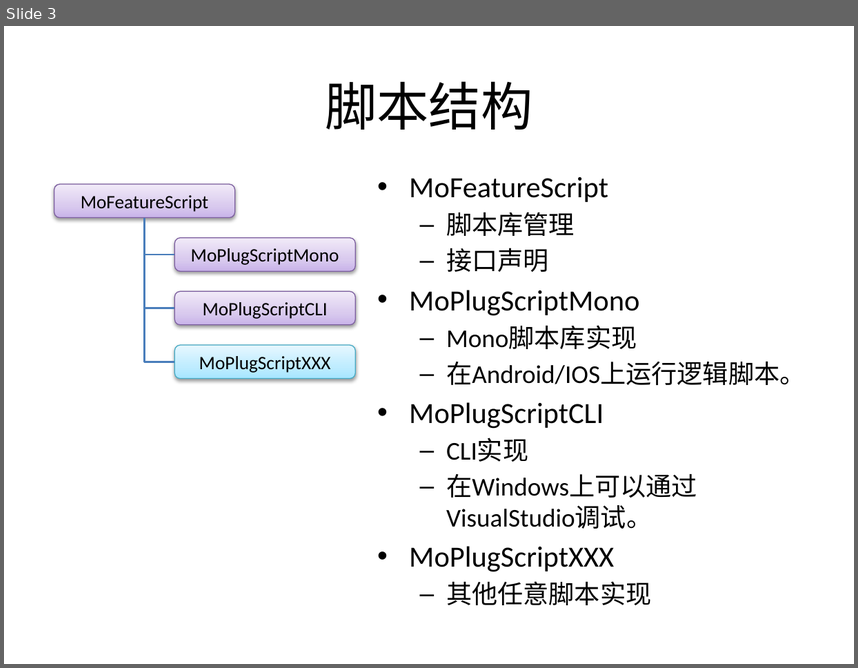
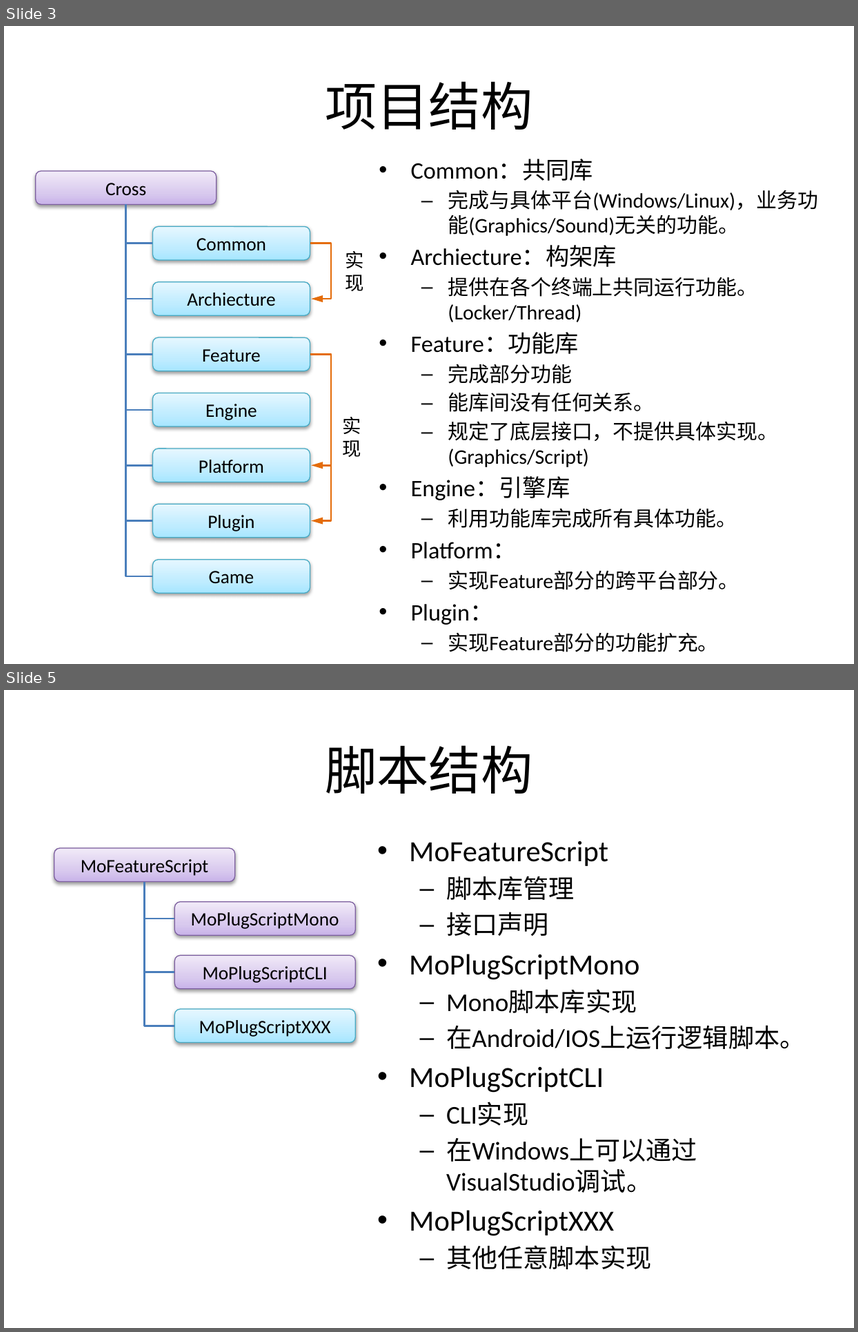
Before and after one commit to favedit/MoCrossOld, a slide deck: Source/Document/设计文档.pptx. Shown one above the other, each under a label of ours: slide 3 before the commit, slides 3 and 5 after it; the slides between them are not shown. The pictures are 858x668 and 858x1332 pixels, drawn with LibreOffice and Linux fonts; fonts in the diff are those of the drawing. Boxes give left, top, right and bottom in pixels: in the first picture for what was removed or moved away, otherwise in the second. Text is boxed around its words. In the diff, an @@ line names an element or a change of style, - is before the commit and + after.

```diff
--- a/Source/Document/设计文档.pptx
+++ b/Source/Document/设计文档.pptx
@@ slide 3 added at [4,26,854,664], background #FFFFFF @@
@@ title added at [325,81,533,129], 44 pt, text #000000 @@
+项目结构
@@ rounded rectangle added at [36,170,217,203], fill gradient #C9B5E8 to #D8CBEE to #F0EAF9, outline #7D60A0 0.75 pt, 16 pt, text #000000 @@
+Cross
@@ text added at [411,158,818,652], 17.5 pt, text #000000 @@
+• Common：共同库
+  – 完成与具体平台(Windows/Linux)，业务功能(Graphics/Sound)无关的功能。
+• Archiecture：构架库
+  – 提供在各个终端上共同运行功能。(Locker/Thread)
+• Feature：功能库
+  – 完成部分功能
+  – 能库间没有任何关系。
+  – 规定了底层接口，不提供具体实现。(Graphics/Script)
+• Engine：引擎库
+  – 利用功能库完成所有具体功能。
+• Platform：
+  – 实现Feature部分的跨平台部分。
+• Plugin：
+  – 实现Feature部分的功能扩充。
+• Game：
+  – 游戏逻辑部分基础实现。
@@ elbow line added from (125, 205) to (153, 243), #4B7EBC 1.5 pt @@
@@ elbow line added from (125, 205) to (153, 299), #4B7EBC 1.5 pt @@
@@ elbow line added from (125, 205) to (153, 354), #4B7EBC 1.5 pt @@
@@ elbow line added from (125, 205) to (153, 410), #4B7EBC 1.5 pt @@
@@ elbow line added from (125, 205) to (153, 465), #4B7EBC 1.5 pt @@
@@ elbow line added from (125, 205) to (153, 521), #4B7EBC 1.5 pt @@
@@ elbow line added from (125, 205) to (153, 576), #4B7EBC 1.5 pt @@
@@ rounded rectangle added at [153,227,310,260], fill gradient #A7E6FF to #C1EDFF to #E7F8FF, outline #46AAC5 0.75 pt, 16 pt, text #000000 @@
+Common
@@ elbow arrow added from (310, 243) to (311, 299), #E46C0A 1.5 pt @@
@@ text added at [346,251,364,291], 16 pt, text #000000 @@
+实
+现
@@ rounded rectangle added at [153,282,310,315], fill gradient #A7E6FF to #C1EDFF to #E7F8FF, outline #46AAC5 0.75 pt, 16 pt, text #000000 @@
+Archiecture
@@ rounded rectangle added at [153,337,310,370], fill gradient #A7E6FF to #C1EDFF to #E7F8FF, outline #46AAC5 0.75 pt, 16 pt, text #000000 @@
+Feature
@@ elbow arrow added from (310, 354) to (311, 465), #E46C0A 1.5 pt @@
@@ elbow arrow added from (310, 354) to (311, 521), #E46C0A 1.5 pt @@
@@ rounded rectangle added at [153,392,310,426], fill gradient #A7E6FF to #C1EDFF to #E7F8FF, outline #46AAC5 0.75 pt, 16 pt, text #000000 @@
+Engine
@@ text added at [342,417,361,457], 16 pt, text #000000 @@
+实
+现
@@ rounded rectangle added at [153,448,310,481], fill gradient #A7E6FF to #C1EDFF to #E7F8FF, outline #46AAC5 0.75 pt, 16 pt, text #000000 @@
+Platform
@@ rounded rectangle added at [153,503,310,537], fill gradient #A7E6FF to #C1EDFF to #E7F8FF, outline #46AAC5 0.75 pt, 16 pt, text #000000 @@
+Plugin
@@ rounded rectangle added at [153,559,310,592], fill gradient #A7E6FF to #C1EDFF to #E7F8FF, outline #46AAC5 0.75 pt, 16 pt, text #000000 @@
+Game
@@ what was slide 3 is now slide 5 @@
```
Also in this commit, not shown: 3 other slides added, 2 slides removed, 4 other files.
